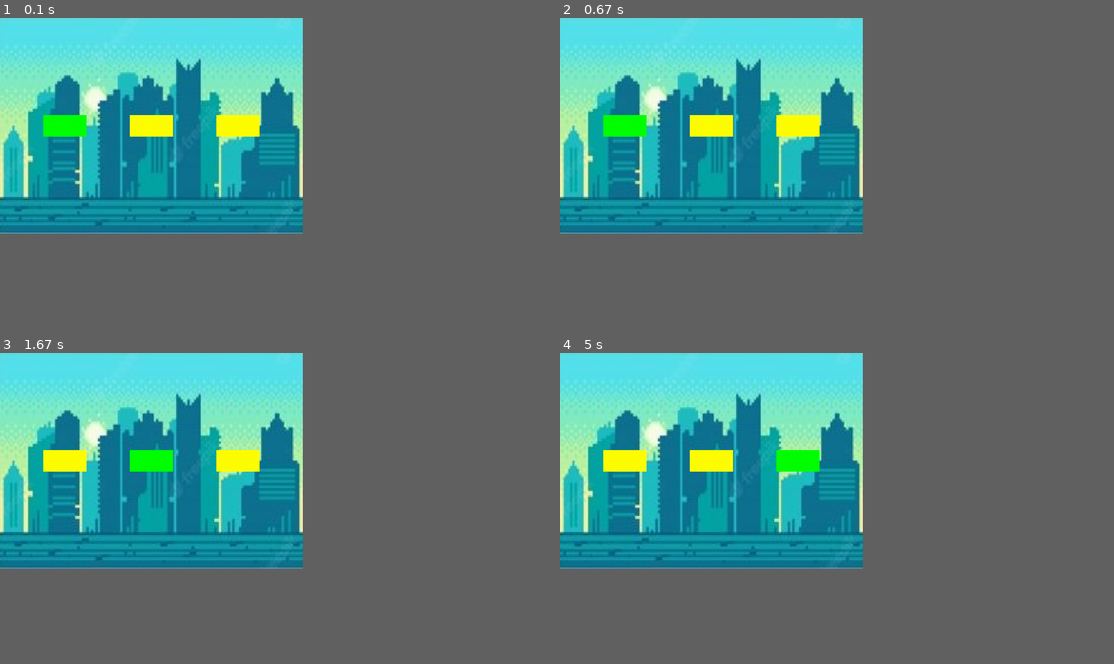
Above: before the commit, frames 1-4 (two rows, left to right).
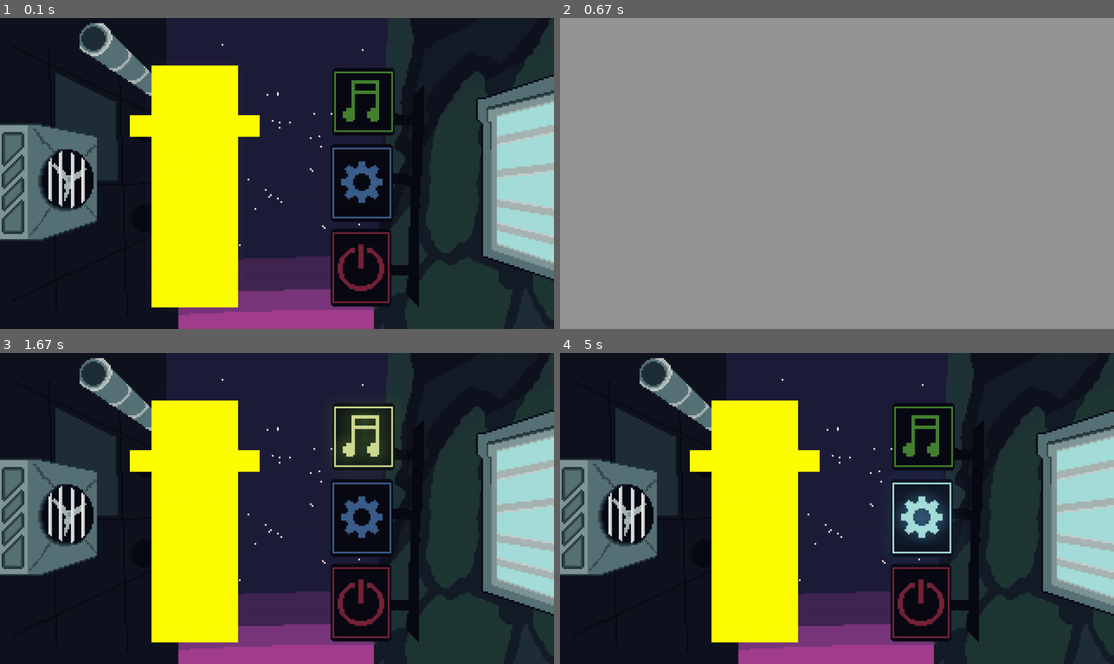
Above: after the commit, the same moments.

Repository: Kim-Draco/ProjetCr-aNum
Game: pygame game, started from PygameTest.py
The game is run twice, just before and just after one commit, with the same random seed, the same clock (stepped at 60 frames per second) and the same inputs.
Inputs:
- Up to frame 1 (0.1 s): no input
- Up to frame 2 (0.67 s): tap Enter at 0.33 s
- Up to frame 3 (1.67 s): hold Esc 0.67-1.13 s; hold Right 1.17-1.63 s
- Up to frame 4 (5 s): hold Right 1.67-2.13 s; hold Left 2.17-2.7 s; hold Left 2.73-3.13 s; hold Right 3.17-3.8 s; hold Left 3.83-4.3 s; hold Right 4.33-4.8 s; hold Right from 4.83 s (still down)
The window is 492x351 before the commit and 900x506 after it. Grey fills any space a smaller window leaves; there, only what the larger window draws over its background counts as a difference.

The runs differ from the first frame. In frame 1, 83% of the frame differs, in the area x 0-100%, y 0-100%; in frame 2, 38%; in frame 3, 75%; in frame 4, 75%.

Commit message:
feat: images menu

Diff:
--- a/Menu.py
+++ b/Menu.py
@@ -20,17 +20,26 @@
 
 class CREA_MENU():
 
-    NbMenu = 2
+    NbMenu = 3
     Selection = 0
 
     list_Selections = pygame.sprite.Group()
     index_list_Selections = []
-    index_list_Selections.append(MENU(COLORS.YELLOW, 100, 50))
-    index_list_Selections[0].rect.x = 100
-    index_list_Selections[0].rect.y = 225
-    index_list_Selections.append(MENU(COLORS.YELLOW, 100, 50))
-    index_list_Selections[1].rect.x = 300
-    index_list_Selections[1].rect.y = 225
-    index_list_Selections.append(MENU(COLORS.YELLOW, 100, 50))
-    index_list_Selections[2].rect.x = 500
-    index_list_Selections[2].rect.y = 225
+    index_list_Selections.append(pygame.image.load("images/PageAcceuil/AccueilPLay.png"))
+    index_list_Selections.append(pygame.image.load("images/PageAcceuil/AccueilNote.png"))
+    index_list_Selections.append(pygame.image.load("images/PageAcceuil/AccueilOption.png"))
+    index_list_Selections.append(pygame.image.load("images/PageAcceuil/AccueilQuitter.png"))
+
+    RectMenu_list_Selections = []
+    RectMenu_list_Selections.append(MENU(COLORS.YELLOW, 200, 560))
+    RectMenu_list_Selections[0].rect.x = 350
+    RectMenu_list_Selections[0].rect.y = 110
+    RectMenu_list_Selections.append(MENU(COLORS.YELLOW, 100, 50))
+    RectMenu_list_Selections[1].rect.x = 300
+    RectMenu_list_Selections[1].rect.y = 225
+    RectMenu_list_Selections.append(MENU(COLORS.YELLOW, 100, 50))
+    RectMenu_list_Selections[2].rect.x = 500
+    RectMenu_list_Selections[2].rect.y = 225
+    RectMenu_list_Selections.append(MENU(COLORS.YELLOW, 100, 50))
+    RectMenu_list_Selections[3].rect.x = 500
+    RectMenu_list_Selections[3].rect.y = 225
--- /dev/null
+++ b/Notes.py
@@ -0,0 +1,29 @@
+from asyncio import events
+import pygame
+
+class JOUENOTE():
+
+    def __init__(self, screen, carryOn):
+
+        # The loop will carry on until the user exits the game (e.g. clicks the close button).
+        carryOnThis = True
+        stopGame = False
+
+        # The clock will be used to control how fast the screen updates
+        clock = pygame.time.Clock()
+
+        while carryOnThis and carryOn:
+            for event in pygame.event.get(): # User did something
+                if event.type == pygame.QUIT: # If user clicked close
+                    pygame.quit() # Flag that we are done so we can exit the while loop
+                elif event.type==pygame.KEYDOWN:
+                    if event.key==pygame.K_ESCAPE:
+                        carryOnThis = False
+
+            screen.fill([150,150,150])
+
+            # --- Go ahead and update the screen with what we've drawn.
+            pygame.display.flip()
+
+            # --- Limit to 60 frames per second
+            clock.tick(60)
--- a/PygameTest.py
+++ b/PygameTest.py
@@ -2,14 +2,16 @@
 import pygame, random
 from Menu import MENU, CREA_MENU
 from Colors import COLORS
+from Notes import JOUENOTE
 pygame.init()
 
-size = (700,500)
+size = (1280,720)
 screen = pygame.display.set_mode(size)
-background = pygame.image.load("images/background.jpg")
-background = pygame.transform.scale(background, (700, 500))
+background = pygame.image.load("images/PageAcceuil/AccueilPLay.png")
+background = pygame.transform.scale(background, (1280, 720))
 
 index_list_Selections = CREA_MENU.index_list_Selections
+RectMenu_list_Selections = CREA_MENU.RectMenu_list_Selections
 list_Selections = CREA_MENU.list_Selections
 NbMenu = CREA_MENU.NbMenu
 Selection = CREA_MENU.Selection
@@ -17,7 +19,7 @@
 pygame.display.set_caption("Mon Jeu")
 
 
-for i in index_list_Selections:
+for i in RectMenu_list_Selections:
     list_Selections.add(i)
 
 # The loop will carry on until the user exits the game (e.g. clicks the close button).
@@ -31,30 +33,32 @@
 # -------- Main Program Loop -----------
 while carryOn:
     # --- Main event loop
+
     for event in pygame.event.get(): # User did something
         if event.type == pygame.QUIT: # If user clicked close
               carryOn = False # Flag that we are done so we can exit the while loop
         elif event.type==pygame.KEYDOWN:
-
             if event.key==pygame.K_RIGHT:
-                if Selection < NbMenu:
-                    Selection += 1
-                else:
-                    Selection = 0
+                        if Selection < NbMenu:
+                            Selection += 1
+                        else:
+                            Selection = 0
             if event.key==pygame.K_LEFT:
                 if Selection > 0:
                     Selection -= 1
                 else:
                     Selection = NbMenu
-            if event.key==pygame.K_RETURN and Selection == NbMenu:
-                carryOn=False
+            if event.key==pygame.K_RETURN:
+                if Selection == NbMenu:
+                    carryOn=False
+                elif Selection == 0:
+                    JOUENOTE(screen, carryOn)
+
     # --- Game logic should go here
 
     for i in index_list_Selections:
         if i == index_list_Selections[Selection]:
-            i.Select(COLORS.GREEN)
-        else:
-            i.Select(COLORS.YELLOW)
+            background = index_list_Selections[Selection]
 
     # --- Drawing code should go here
     # First, clear the screen to white.
Binary file added: images/PageAcceuil/Accueil.png
Binary file added: images/PageAcceuil/AccueilEteint.png
Binary file added: images/PageAcceuil/AccueilNote.png
Binary file added: images/PageAcceuil/AccueilOption.png
Binary file added: images/PageAcceuil/AccueilPlay.png
Binary file added: images/PageAcceuil/AccueilQuitter.png
